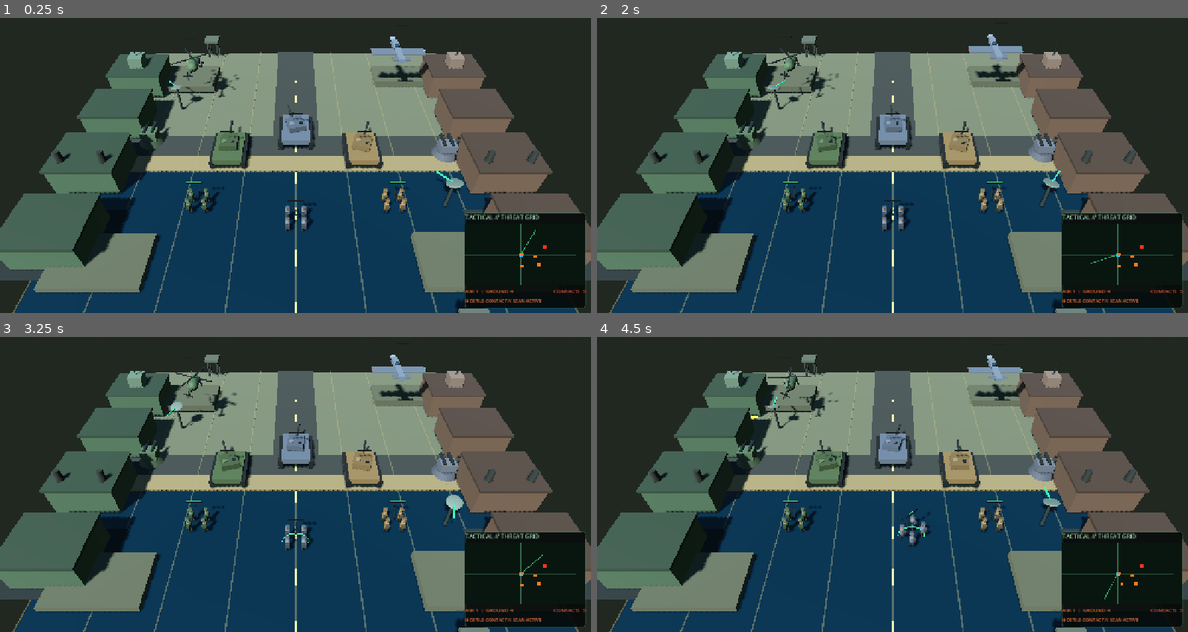
Above: before the commit, frames 1-4 (two rows, left to right).
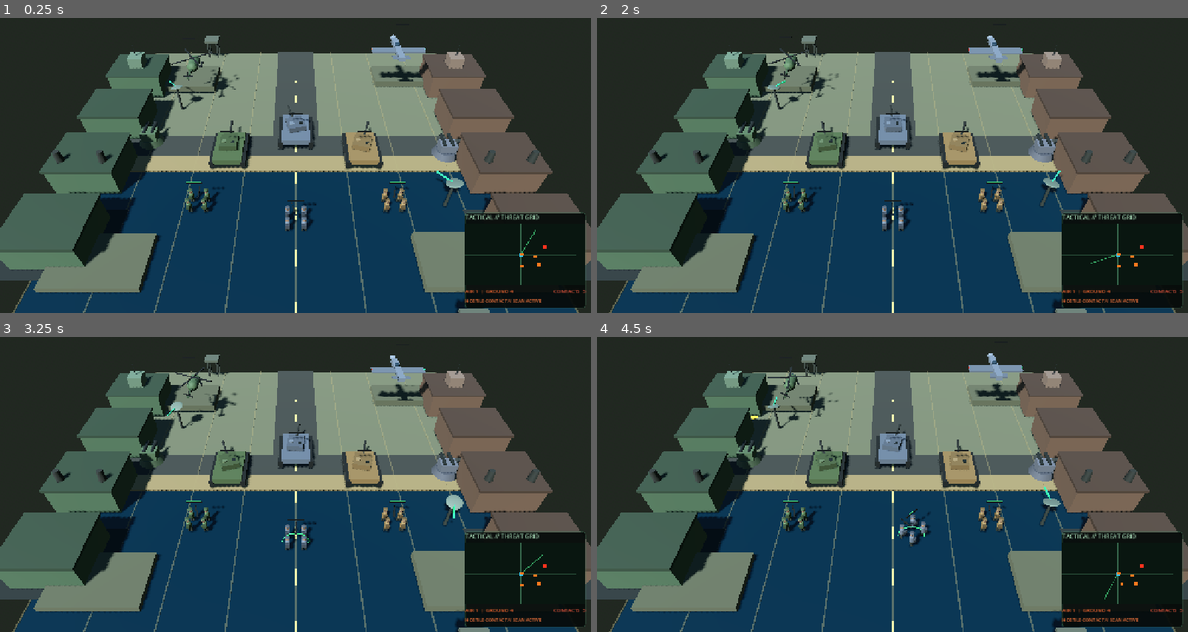
Above: after the commit, the same moments.

Repository: Jamalalbaroty/storm-generals-mobil
Game: Godot game, scene res://prototype_3d/battlefield_3d.tscn
Two runs of this game, one before a commit and one after it. Both use one fixed random seed, a clock stepped at 60 frames per second and the inputs below. This scene is started directly instead of the project's main scene.
Inputs (mouse positions are in pixels of both pictures, inside the frame that each line leads up to):
- Up to frame 1 (0.25 s): no input
- Up to frame 2 (2 s): move the mouse to (1022, 130) at 0.52 s; click (1022, 130) at 0.67 s; drag from (774, 162) to (862, 212) at 1.27 s
- Up to frame 3 (3.25 s): move the mouse to (354, 393) at 2.02 s; click (354, 393) at 2.17 s; drag from (265, 531) to (118, 416) at 2.77 s
- Up to frame 4 (4.5 s): move the mouse to (1069, 516) at 3.52 s; click (1069, 516) at 3.67 s; drag from (715, 416) to (803, 384) at 4.27 s

The runs differ from the first frame. In frame 1, 0.2% of the frame differs, in the area x 62-73%, y 5-22%; in frame 2, 0.2%; in frame 3, 0.1%; in frame 4, 0.4%, in the area x 51-73%, y 5-71%.

Commit message:
fix: expose naval hull node for shoreline validation

Diff:
--- a/prototype_3d/battlefield_3d.gd
+++ b/prototype_3d/battlefield_3d.gd
@@ -376,6 +376,7 @@
 	_create_showcase_health_bar(vessel)
 
 	var hull := MeshInstance3D.new()
+	hull.name = "Hull"
 	if kind == "submarine":
 		var hull_mesh := CapsuleMesh.new()
 		hull_mesh.radius = 0.72
